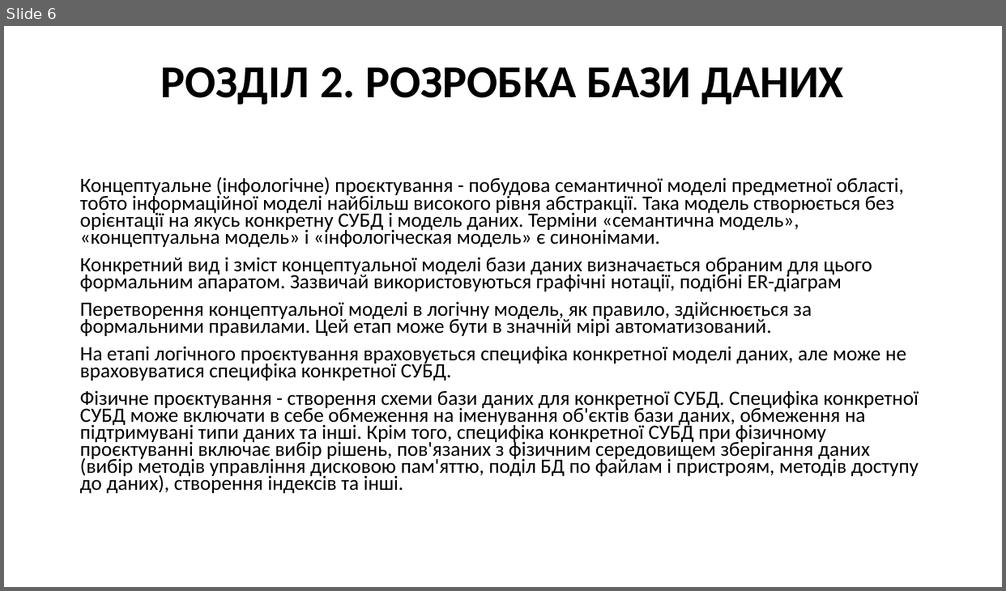
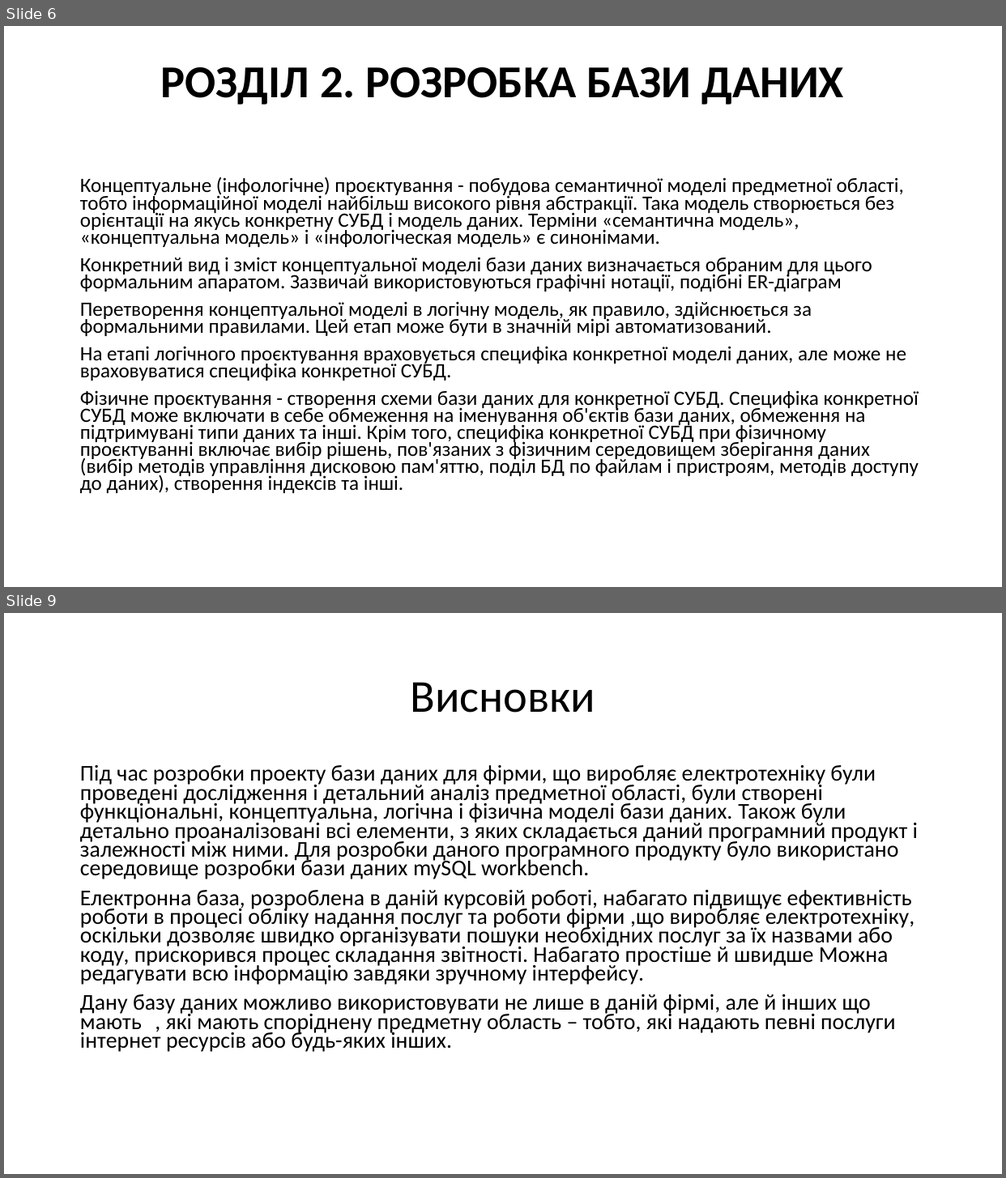
Before and after one commit to OJler/Kursova, a slide deck: Презентація до курсової роботи.pptx. Shown one above the other, each under a label of ours: slide 6 before the commit, slides 6 and 9 after it; the slides between them are not shown. The pictures are 1006x591 and 1006x1178 pixels, drawn with LibreOffice and Linux fonts; fonts in the diff are those of the drawing. Boxes give left, top, right and bottom in pixels: in the first picture for what was removed or moved away, otherwise in the second. Text is boxed around its words. In the diff, an @@ line names an element or a change of style, - is before the commit and + after.

```diff
--- a/Презентація до курсової роботи.pptx
+++ b/Презентація до курсової роботи.pptx
@@ slide 9 added at (4,613,1002,1174), background #FFFFFF @@
@@ title added at (410,682,595,713), 44 pt, text #000000 @@
+Висновки
@@ text added at (80,765,918,1052), 21.7 pt, text #000000 @@
+Під час розробки проекту бази даних для фірми, що виробляє електротехніку були проведені дослідження і детальний аналіз предметної області, були створені функціональні, концептуальна, логічна і фізична моделі бази даних. Також були детально проаналізовані всі елементи, з яких складається даний програмний продукт і залежності між ними. Для розробки даного програмного продукту було використано середовище розробки бази даних mySQL workbench.
+Електронна база, розроблена в даній курсовій роботі, набагато підвищує ефективність роботи в процесі обліку надання послуг та роботи фірми ,що виробляє електротехніку, оскільки дозволяє швидко організувати пошуки необхідних послуг за їх назвами або коду, прискорився процес складання звітності. Набагато простіше й швидше Можна редагувати всю інформацію завдяки зручному інтерфейсу.
+Дану базу даних можливо використовувати не лише в даній фірмі, але й інших що мають , які мають споріднену предметну область – тобто, які надають певні послуги інтернет ресурсів або будь-яких інших.
```
Also in this commit, not shown: 2 slides changed, 1 other slide added, 1 slide removed, 1 other file.
